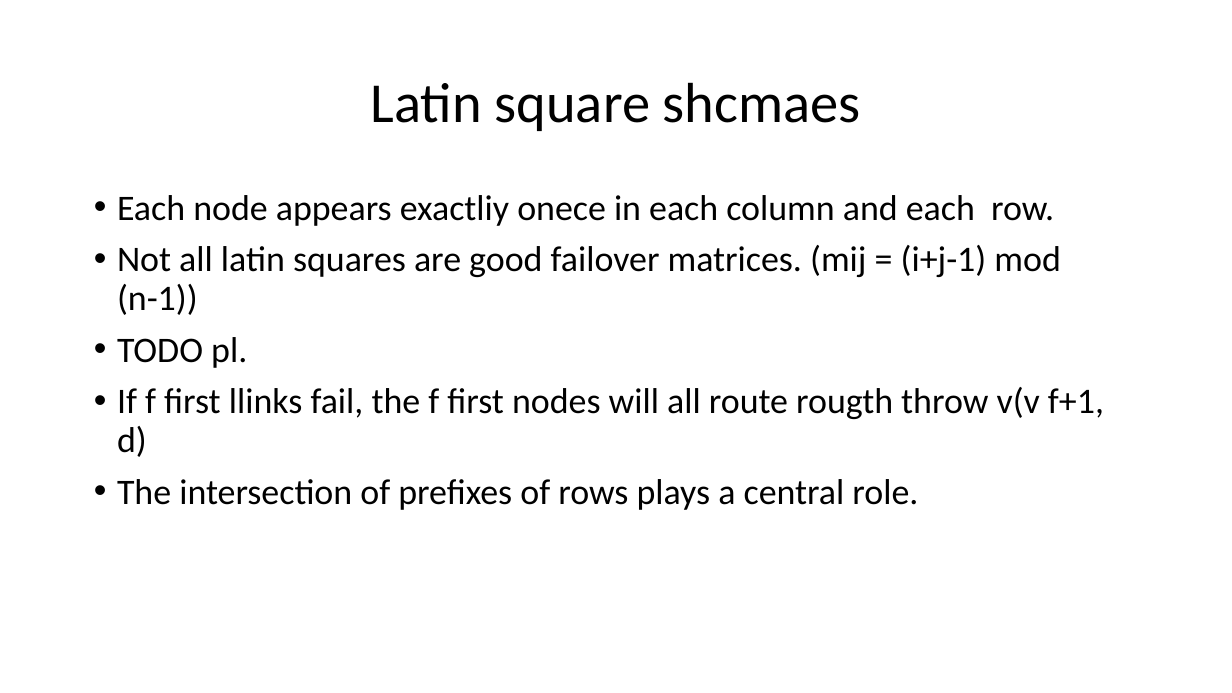
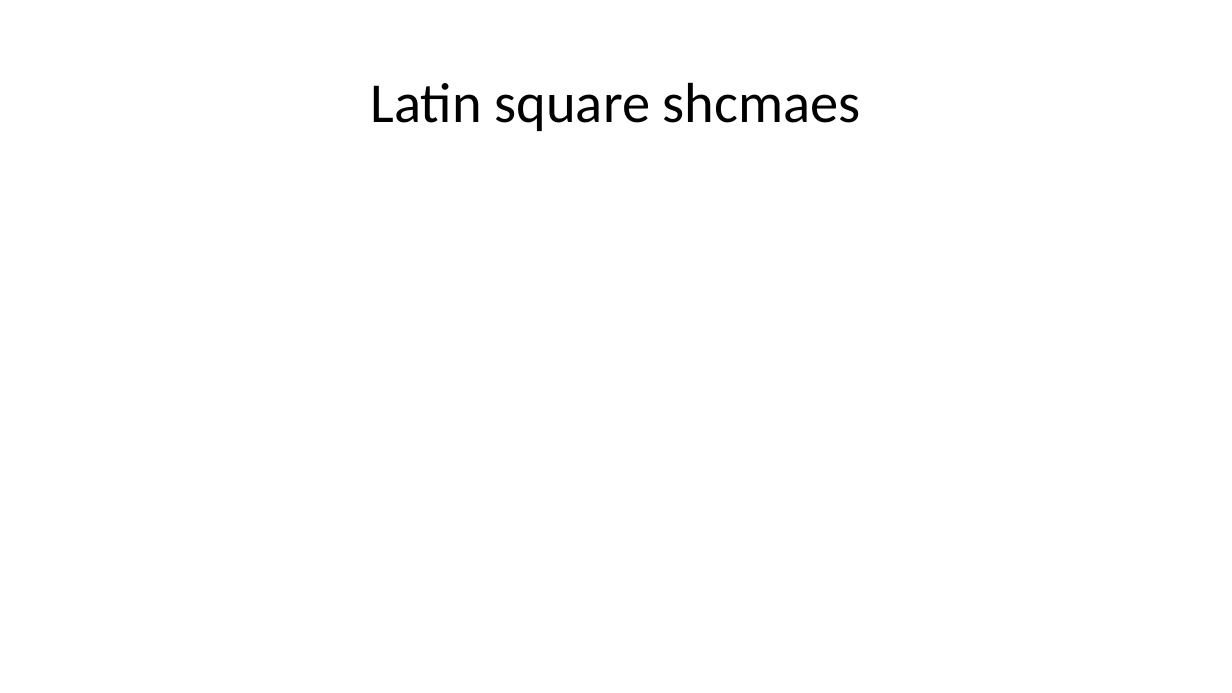
Before and after one commit to nagyandras95/Egyetem, a slide deck: slide 12 of halozatok/Load-Optimal Local Fast Rerouting for Relisient Networks.pptx. Drawn at 1232x693 pixels with LibreOffice and Linux fonts; fonts in the diff are those of the drawing; grey boxes stand for pictures. Boxes give left, top, right and bottom in pixels: in the first picture for what was removed or moved away, otherwise in the second. Text is boxed around its words. In the diff, an @@ line names an element or a change of style, - is before the commit and + after.

```diff
--- a/halozatok/Load-Optimal Local Fast Rerouting for Relisient Networks.pptx
+++ b/halozatok/Load-Optimal Local Fast Rerouting for Relisient Networks.pptx
@@ text removed at [117,195,1104,510] @@
-• Each node appears exactliy onece in each column and each row.
-• Not all latin squares are good failover matrices. (mij = (i+j-1) mod (n-1))
-• TODO pl.
-• If f first llinks fail, the f first nodes will all route rougth throw v(v f+1, d)
-• The intersection of prefixes of rows plays a central role.
```
Also in this commit, not shown: 3 other slides changed, 3 slides added.
